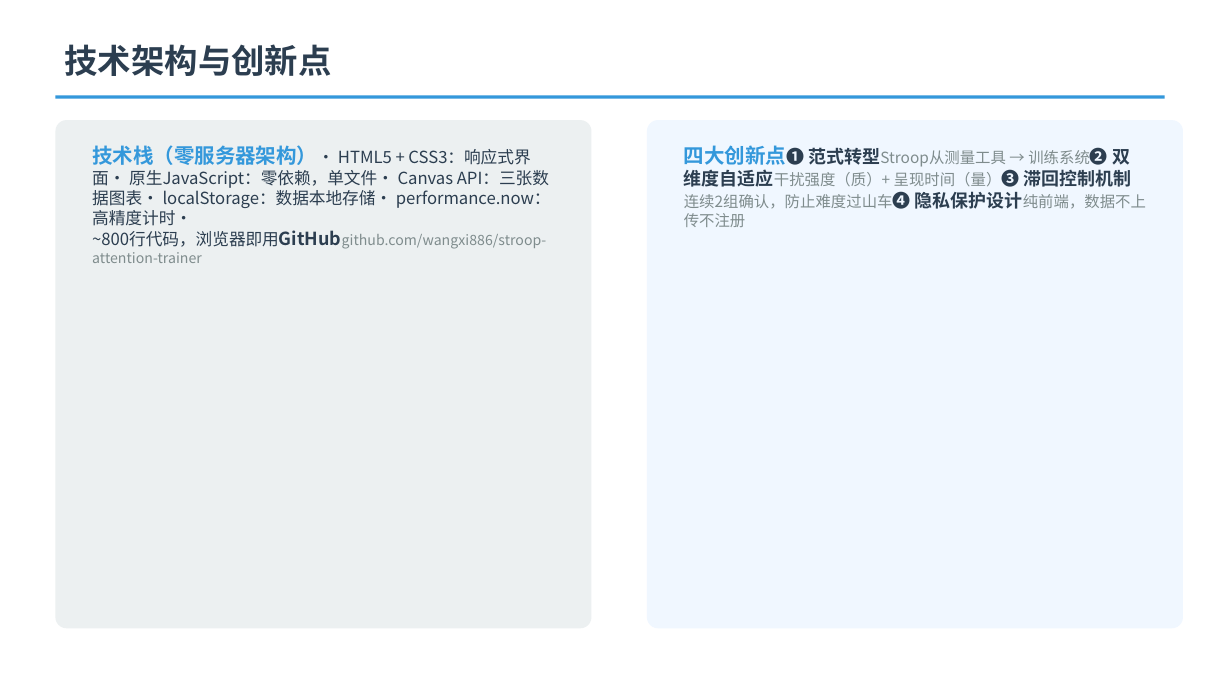
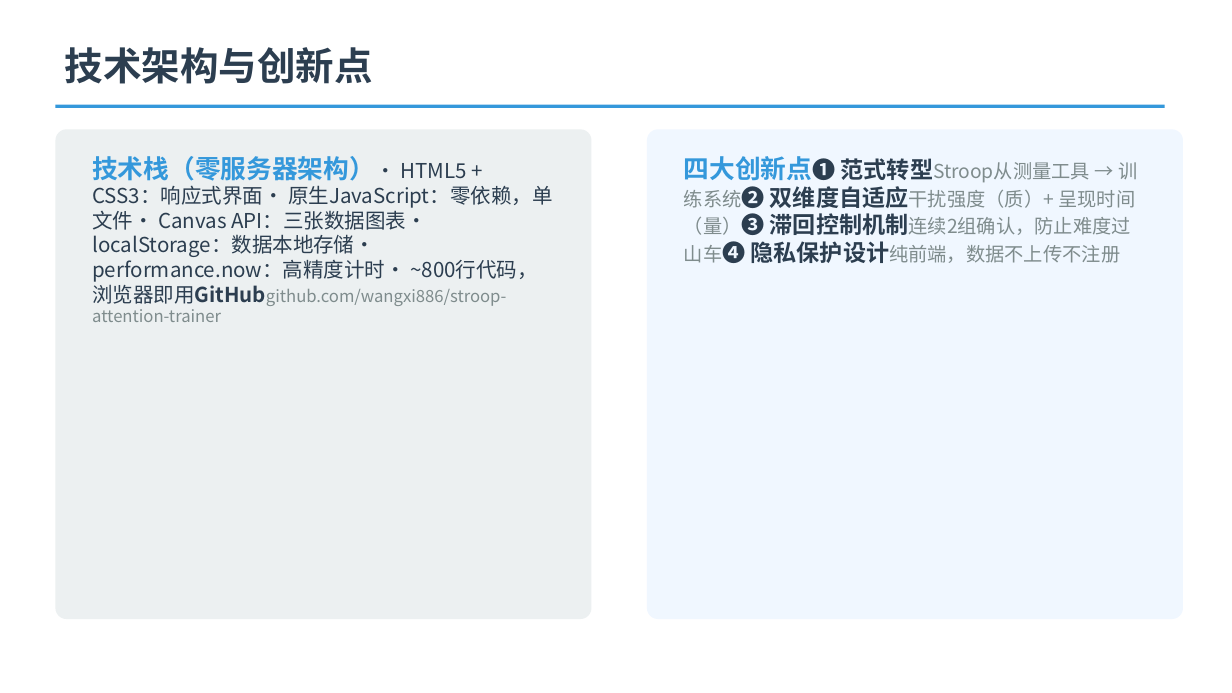
Before and after one commit to wangxi886/stroop-attention-trainer, a slide deck: slide 10 of Stroop自适应训练系统-期末汇报.pptx. Drawn at 1232x693 pixels with LibreOffice and Linux fonts; fonts in the diff are those of the drawing. Boxes give left, top, right and bottom in pixels: in the first picture for what was removed or moved away, otherwise in the second. Text is boxed around its words. In the diff, an @@ line names an element or a change of style, - is before the commit and + after.

```diff
--- a/Stroop自适应训练系统-期末汇报.pptx
+++ b/Stroop自适应训练系统-期末汇报.pptx
@@ text "技术架构与创新点" at <box>65,47,373,84</box>: size 26 to 30 pt @@
@@ line moved from (55, 97) - (1165, 97) to (55, 106) - (1165, 106) @@
@@ rounded rectangle: place and size @@
-rounded rectangle at <box>55,120,592,628</box>
+rounded rectangle at <box>55,129,592,619</box>
@@ rounded rectangle at <box>55,129,592,619</box>: proportions changed @@
@@ text "技术栈（零服务器架构）• HTML5 + CSS3：响应式界面• 原生JavaScript：零依赖，单文件• ...": place and size @@
-text "技术栈（零服务器架构）• HTML5 + CSS3：响应式界面• 原生JavaScript：零依赖，单文件• ..." at <box>92,145,551,263</box>
+text "技术栈（零服务器架构）• HTML5 + CSS3：响应式界面• 原生JavaScript：零依赖，单文件• ..." at <box>92,156,552,322</box>
@@ text "技术栈（零服务器架构）• HTML5 + CSS3：响应式界面• 原生JavaScript：零依赖，单文件• ..." at <box>92,156,552,322</box>: size 16 to 20 pt in "技术栈（零服务器架构）•"; size 13 to 16 pt in "技术栈（零服务器架构）• HTML5 + CSS3：响应式界面• 原生JavaScript：零依赖，单文件• Canva ..."; size 14 to 16 pt, size 11 to 13 pt in "~800行代码，浏览器即用GitHubgithub.com/wangxi886/stroop-attention-tra ..." @@
@@ rounded rectangle at <box>647,129,1183,619</box>: proportions changed @@
@@ rounded rectangle: place and size @@
-rounded rectangle at <box>647,120,1183,628</box>
+rounded rectangle at <box>647,129,1183,619</box>
@@ text "四大创新点❶ 范式转型Stroop从测量工具 → 训练系统❷ 双维度自适应干扰强度（质）+ ...": place and size @@
-text "四大创新点❶ 范式转型Stroop从测量工具 → 训练系统❷ 双维度自适应干扰强度（质）+ ..." at <box>684,145,1146,227</box>
+text "四大创新点❶ 范式转型Stroop从测量工具 → 训练系统❷ 双维度自适应干扰强度（质）+ ..." at <box>684,154,1137,267</box>
@@ text "四大创新点❶ 范式转型Stroop从测量工具 → 训练系统❷ 双维度自适应干扰强度（质）+ ..." at <box>684,154,1137,267</box>: size 16 to 20 pt in "四大创新点❶"; size 14 to 18 pt in "四大创新点❶ 范式转型Stroop从测量工具 训练系统❷ 双维度自适应干扰强度（质）+ 呈现时间（量）❸ 滞回控制机制连 ..."; size 12 to 15 pt in "范式转型Stroop从测量工具 → 训练系统❷ 双维度自适应干扰强度（质）+ 呈现时间（量）❸ 滞回控制机制连续2组确认 ..." @@
```
Also in this commit, not shown: 11 other slides changed.
